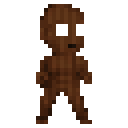
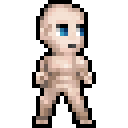
The second 128x128 image is a revision of the first. Changes to its layers:
hid "background", moved it above "hue overlay" over 36, 4, 92, 124
showed "skin_light" over 32, 0, 96, 128
